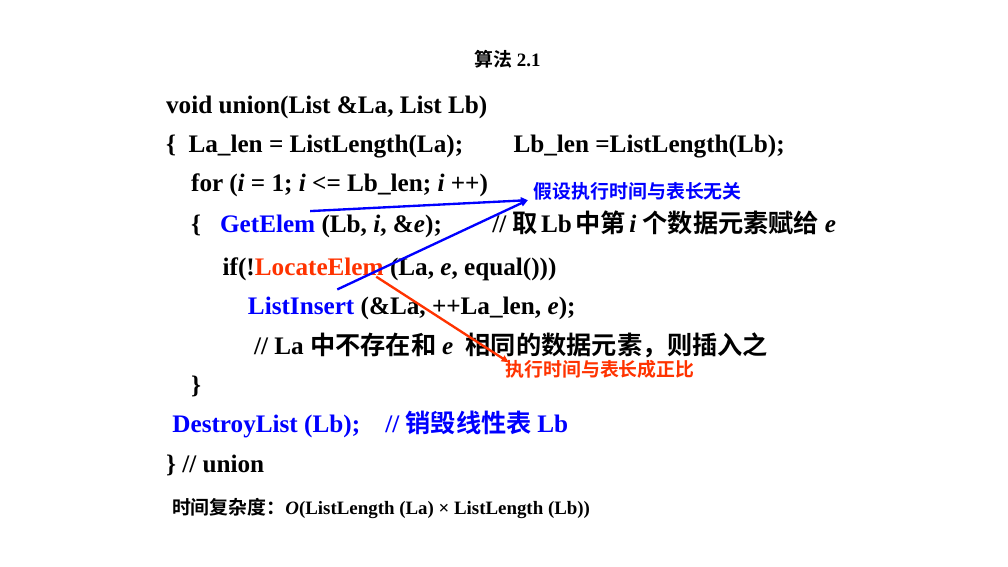
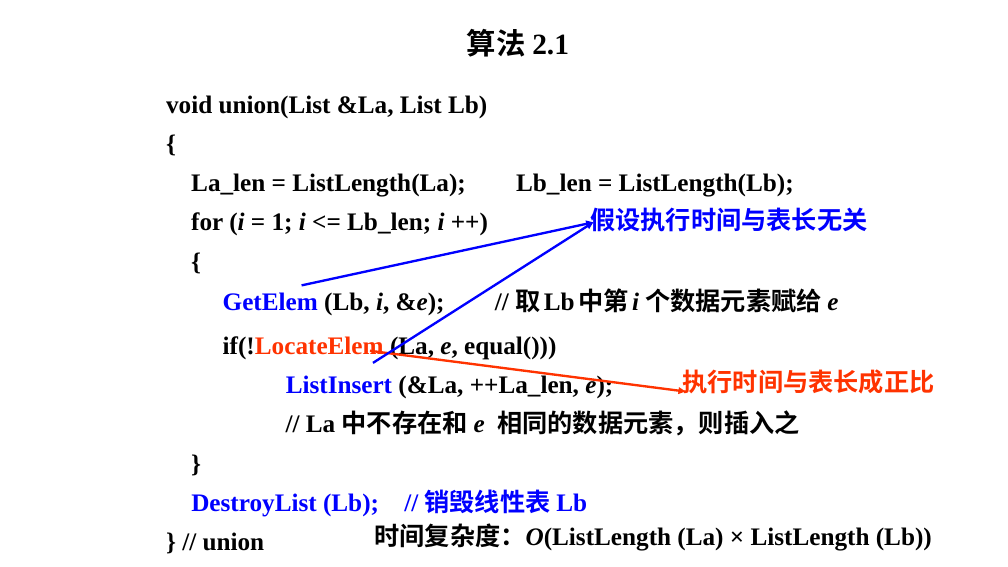
Before and after one commit to Gempittance/Data_Structur_Build, a slide deck: slide 18 of 数据结构PPT/ds2.pptx. Drawn at 1008x567 pixels with LibreOffice and Linux fonts; fonts in the diff are those of the drawing. Boxes give left, top, right and bottom in pixels: in the first picture for what was removed or moved away, otherwise in the second. Text is boxed around its words. In the diff, an @@ line names an element or a change of style, - is before the commit and + after.

```diff
--- a/数据结构PPT/ds2.pptx
+++ b/数据结构PPT/ds2.pptx
@@ text "算法 2.1": place and size @@
-text "算法 2.1" at bbox=[475, 50, 541, 68]
+text "算法 2.1" at bbox=[467, 29, 569, 57]
@@ text "算法 2.1" at bbox=[467, 29, 569, 57]: size 18 to 28 pt @@
@@ text at bbox=[191, 173, 466, 197]: text changed @@
-{ La_len = ListLength(La); Lb_len =ListLength(Lb);
+{
+La_len = ListLength(La); Lb_len = ListLength(Lb);
@@ text "假设执行时间与表长无关": place and size @@
-text "假设执行时间与表长无关" at bbox=[534, 182, 742, 200]
+text "假设执行时间与表长无关" at bbox=[590, 207, 867, 232]
@@ arrow moved from (310, 211) - (528, 200) to (302, 285) - (594, 222) @@
@@ arrow moved from (337, 290) - (528, 200) to (373, 363) - (594, 222) @@
@@ text at bbox=[223, 288, 838, 398]: text changed @@
-{ GetElem (Lb, i, &e); // 取 Lb 中第 i 个数据元素赋给 e
-if(!LocateElem (La, e, equal()))
-ListInsert (&La, ++La_len, e);
+{
+GetElem (Lb, i, &e); // 取 Lb 中第 i 个数据元素赋给 e
+if(!LocateElem (La, e, equal()))
+ListInsert (&La, ++La_len, e);
@@ arrow moved from (377, 277) - (509, 362) to (370, 351) - (686, 392) @@
@@ text "执行时间与表长成正比": place and size @@
-text "执行时间与表长成正比" at bbox=[506, 356, 695, 378]
+text "执行时间与表长成正比" at bbox=[683, 369, 935, 394]
@@ size 18 to 24 pt in 3 elements at bbox=[590, 207, 867, 232], bbox=[683, 369, 935, 394], bbox=[374, 523, 932, 551] @@
@@ text "时间复杂度：O(ListLength (La) × ListLength (Lb))": place and size @@
-text "时间复杂度：O(ListLength (La) × ListLength (Lb))" at bbox=[172, 498, 590, 518]
+text "时间复杂度：O(ListLength (La) × ListLength (Lb))" at bbox=[374, 523, 932, 551]
```
Also in this commit, not shown: 15 other slides changed.
